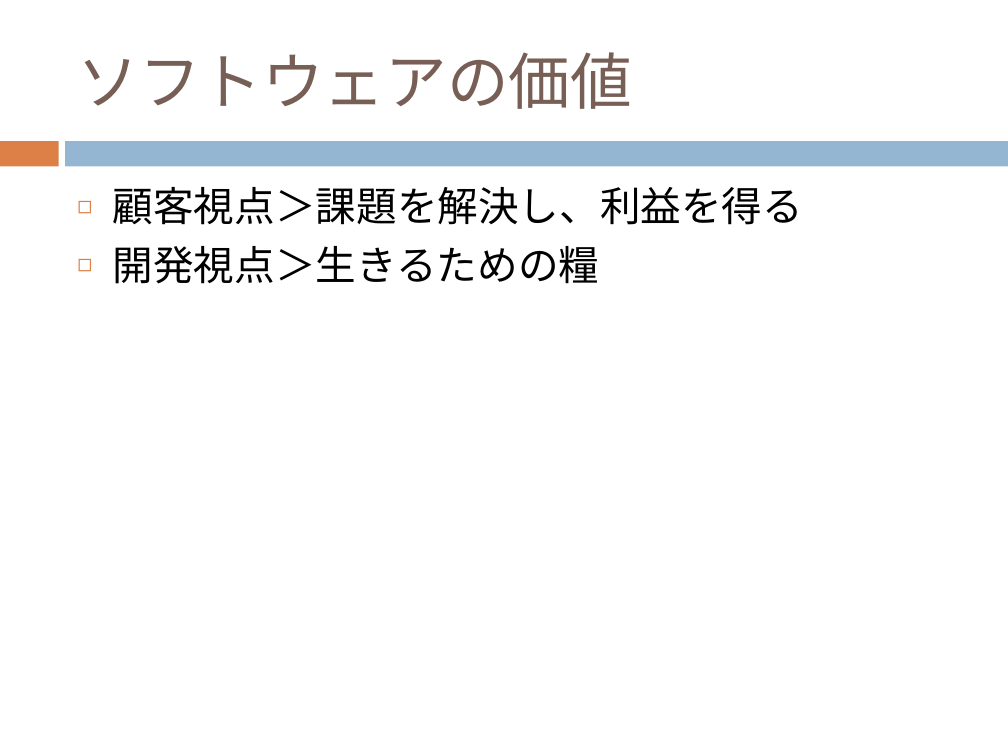
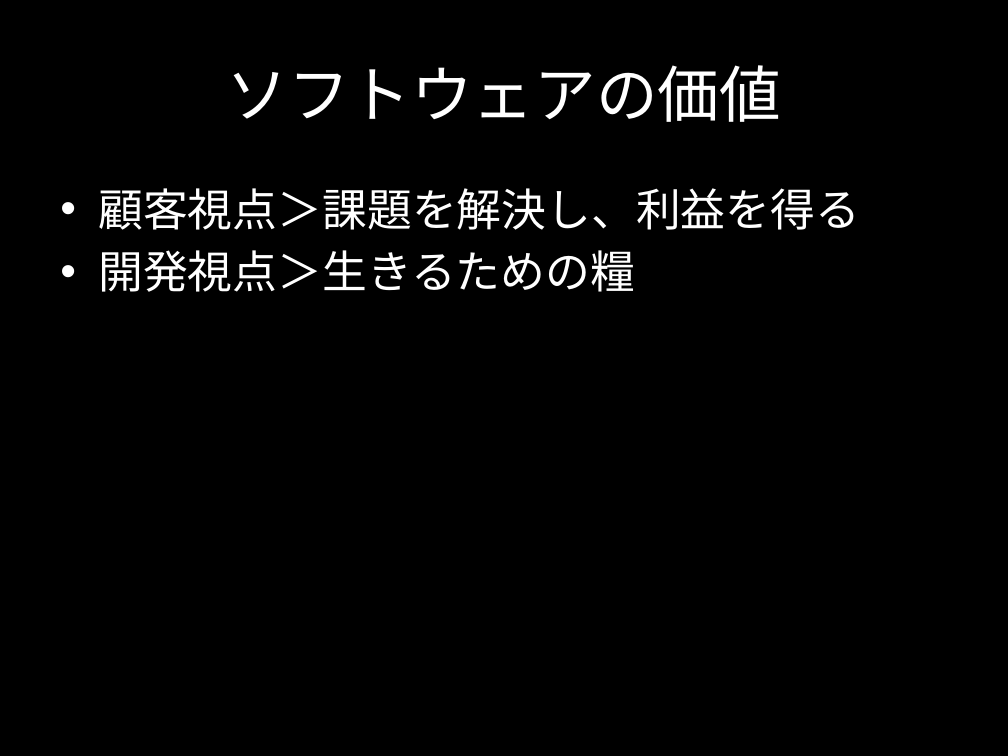
Before and after one commit to citrus1981/document, a slide deck: slide 8 of agile.pptx (slide 4 before the commit). Drawn at 1008x756 pixels with LibreOffice and Linux fonts; fonts in the diff are those of the drawing. Boxes give left, top, right and bottom in pixels: in the first picture for what was removed or moved away, otherwise in the second. Text is boxed around its words. In the diff, an @@ line names an element or a change of style, - is before the commit and + after.

```diff
--- a/agile.pptx
+++ b/agile.pptx
@@ background #FFFFFF to #000000 @@
@@ title "ソフトウェアの価値": place and size @@
-title "ソフトウェアの価値" at [77,52,631,109]
+title "ソフトウェアの価値" at [227,65,781,122]
@@ title "ソフトウェアの価値" at [227,65,781,122]: text colour #775F55 to #FFFFFF; alignment left to centre @@
@@ rectangle removed at [0,141,58,166] @@
@@ rectangle removed at [66,141,1008,166] @@
@@ text "顧客視点＞課題を解決し、利益を得る": place and size @@
-text "顧客視点＞課題を解決し、利益を得る" at [113,187,803,284]
+text "顧客視点＞課題を解決し、利益を得る" at [98,188,860,292]
@@ text "顧客視点＞課題を解決し、利益を得る" at [98,188,860,292]: size 29 to 32 pt, text colour #000000 to #FFFFFF; bullet ◻ to • @@
```
Also in this commit, not shown: 11 other slides changed, 8 slides added, 4 slides removed.
